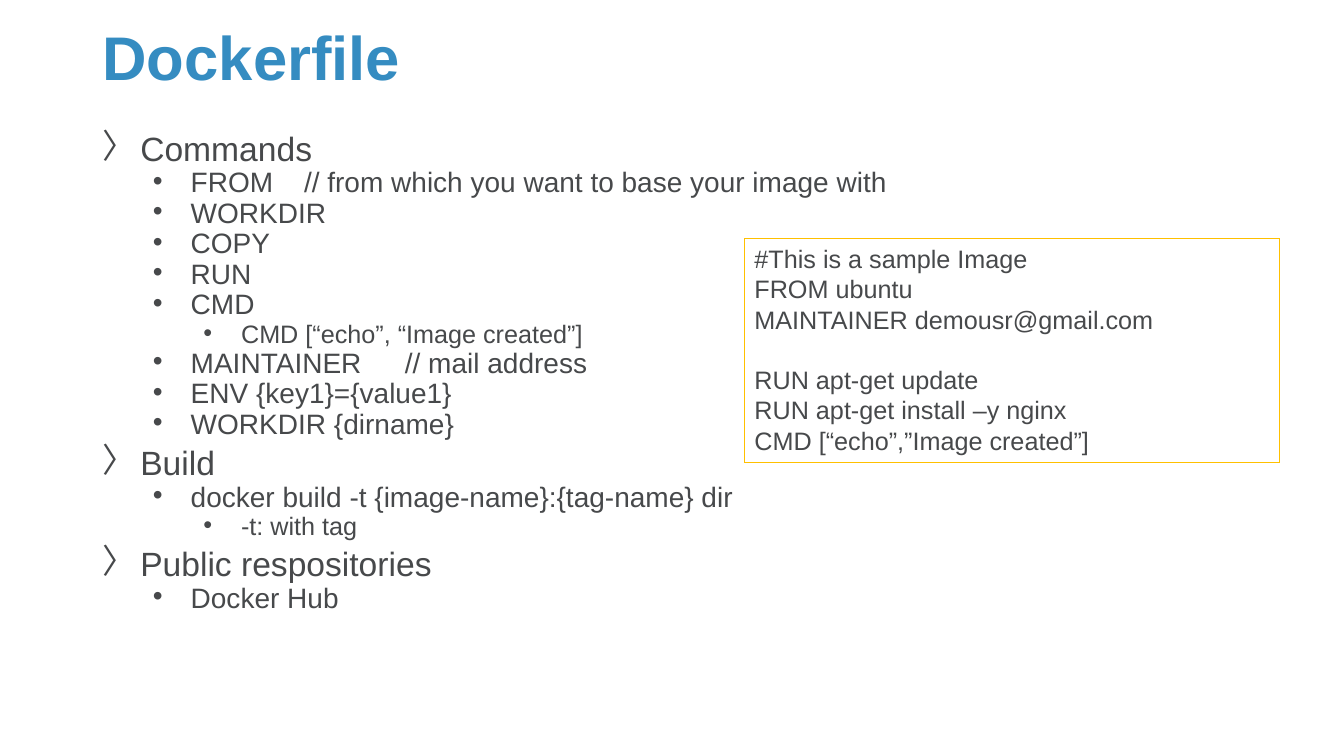
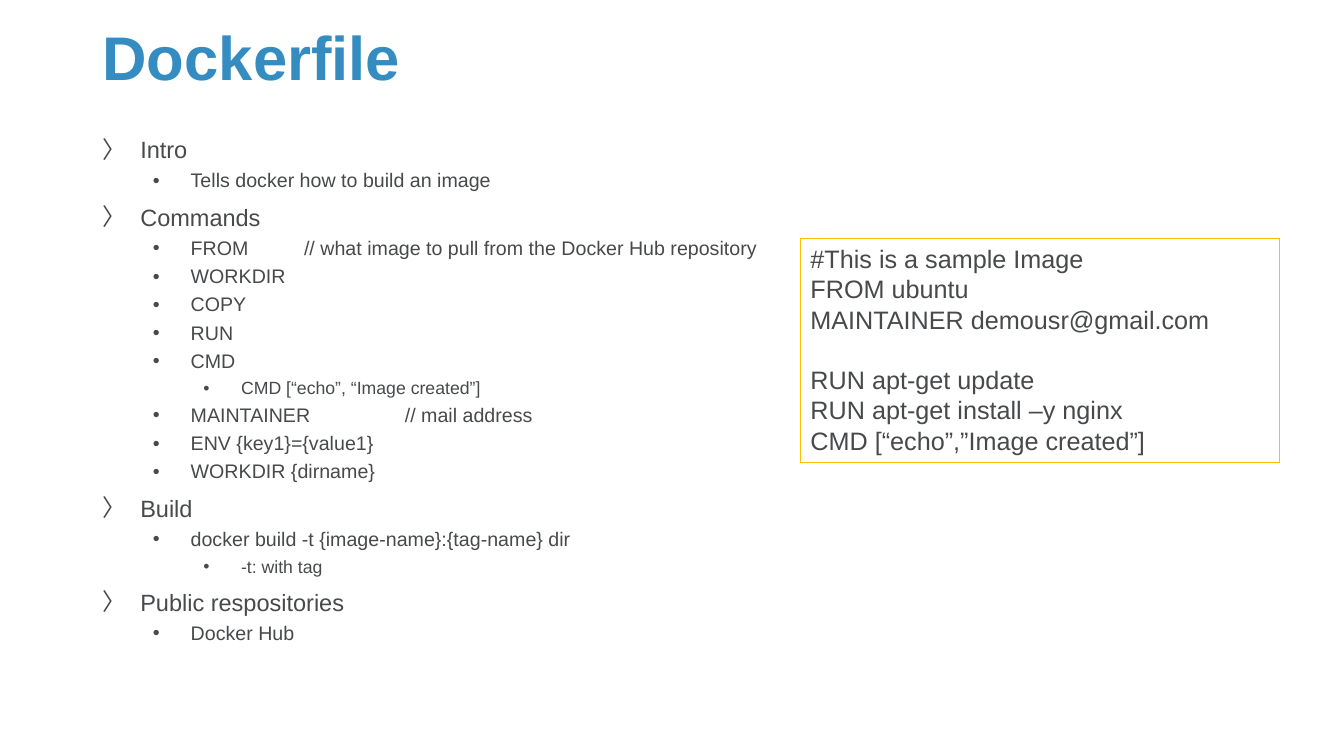
Before and after one commit to Sparks-Lu/TechNotes, a slide deck: slide 11 of Docker-Notes.pptx (slide 9 before the commit). Drawn at 1344x756 pixels with LibreOffice and Linux fonts; fonts in the diff are those of the drawing; background and template pictures are left out. Boxes give left, top, right and bottom in pixels: in the first picture for what was removed or moved away, otherwise in the second. Text is boxed around its words. In the diff, an @@ line names an element or a change of style, - is before the commit and + after.

```diff
--- a/Docker-Notes.pptx
+++ b/Docker-Notes.pptx
@@ text at [140,142,490,191]: paragraphs added @@
+〉 Intro
+  • Tells docker how to build an image
@@ text at [140,209,570,640]: size 24 to 16.8 pt in "Commands", "Build", "Public respositories"; size 20 to 14 pt in "WORKDIR", "COPY", "RUN", "CMD" and 5 more places; size 18 to 12.6 pt in "CMD [“echo”, “Image created”]", "-t: with tag"; line spacing 0.7 to 0.9 @@
@@ rectangle "#This is a sample Image": place and size @@
-rectangle "#This is a sample Image" at [745,239,1279,463]
+rectangle "#This is a sample Image" at [801,239,1279,463]
@@ text at [191,240,756,259]: text changed; size 20 to 14 pt @@
-  • FROM // from which you want to base your image with
+  • FROM // what image to pull from the Docker Hub repository
```
Also in this commit, not shown: 4 other slides changed, 4 slides added, 3 other files.
